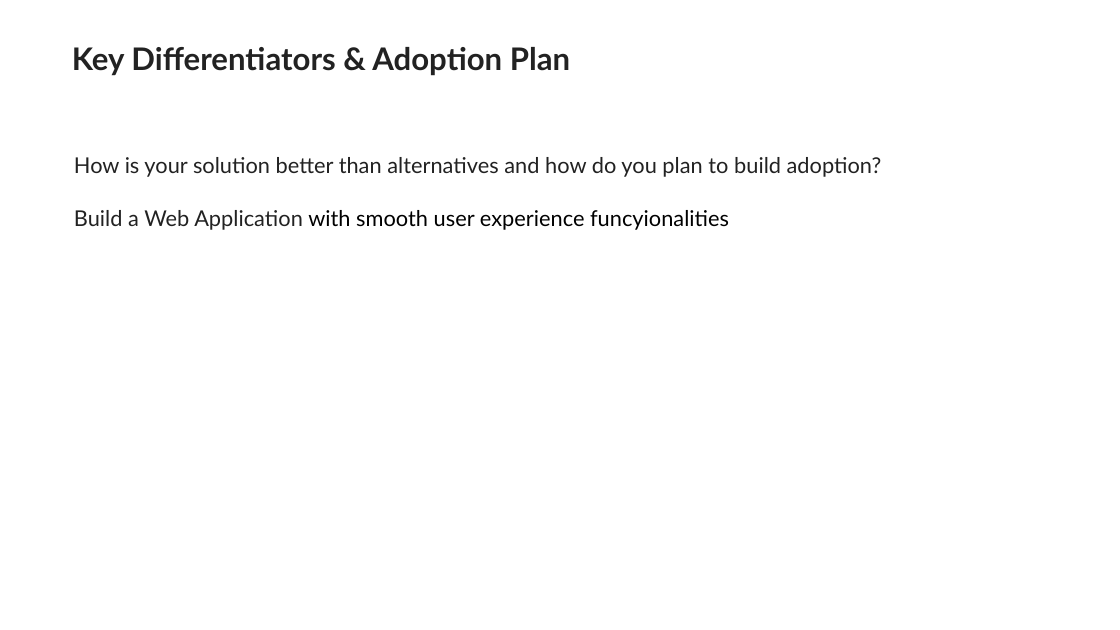
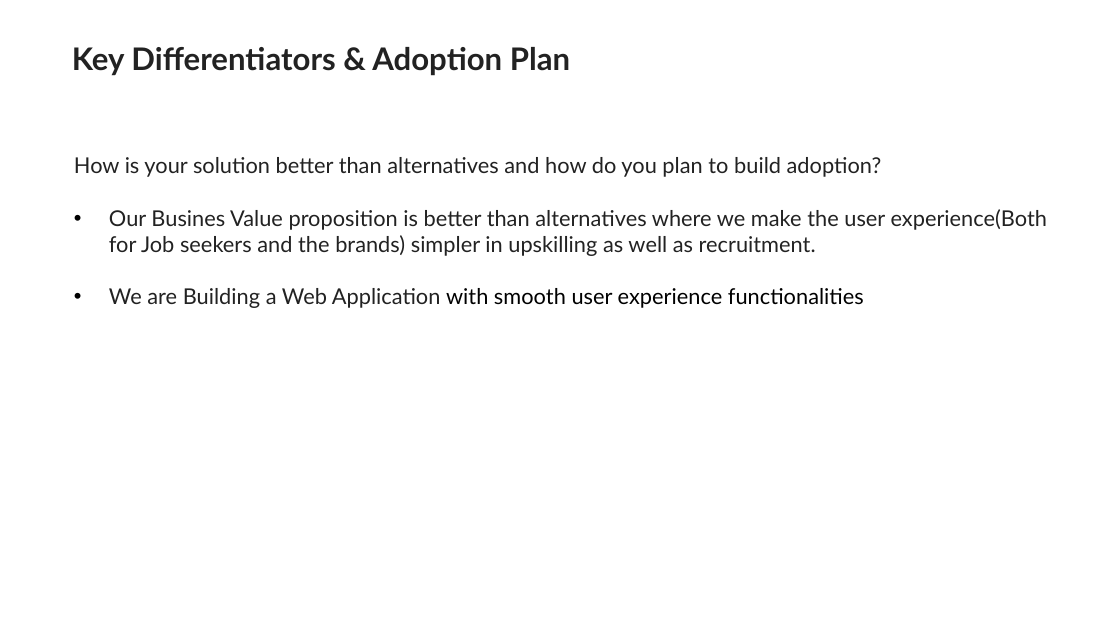
Before and after one commit to angelinindira0505/literate-chainsaw, a slide deck: slide 6 of Code Titans - National Level Start-Up Hackathon 2022-template (1) (2).pptx. Drawn at 1120x630 pixels with LibreOffice and Linux fonts; fonts in the diff are those of the drawing; background and template pictures are left out. Boxes give left, top, right and bottom in pixels: in the first picture for what was removed or moved away, otherwise in the second. Text is boxed around its words. In the diff, an @@ line names an element or a change of style, - is before the commit and + after.

```diff
--- a/Code Titans - National Level Start-Up Hackathon 2022-template (1) (2).pptx
+++ b/Code Titans - National Level Start-Up Hackathon 2022-template (1) (2).pptx
@@ text at box(109, 209, 1048, 308): text changed; text colour #000000 to #222222 @@
-Build a Web Application with smooth user experience funcyionalities
+• Our Busines Value proposition is better than alternatives where we make the user experience(Both for Job seekers and the brands) simpler in upskilling as well as recruitment.
+• We are Building a Web Application with smooth user experience functionalities
```
Also in this commit, not shown: 6 other slides changed.
